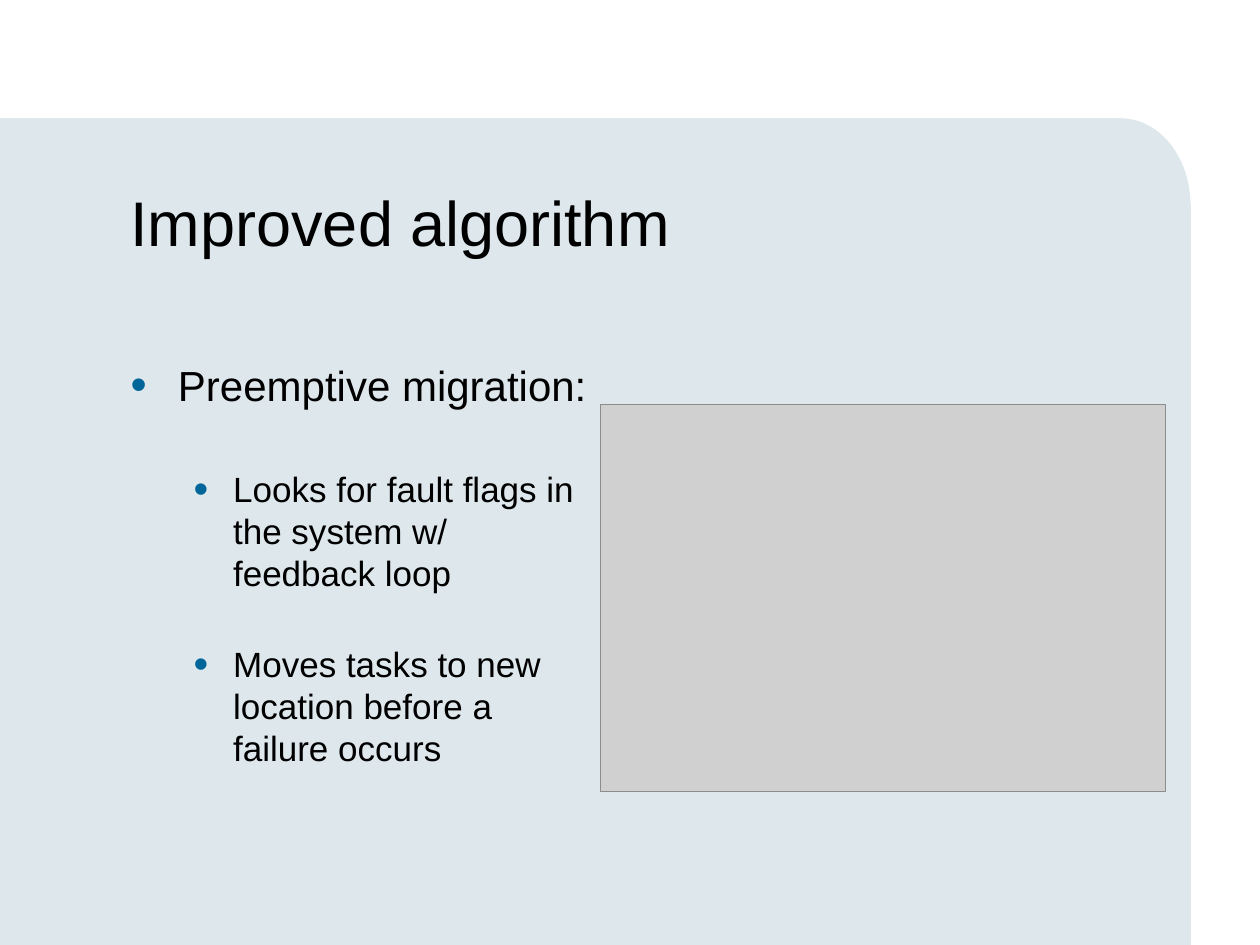
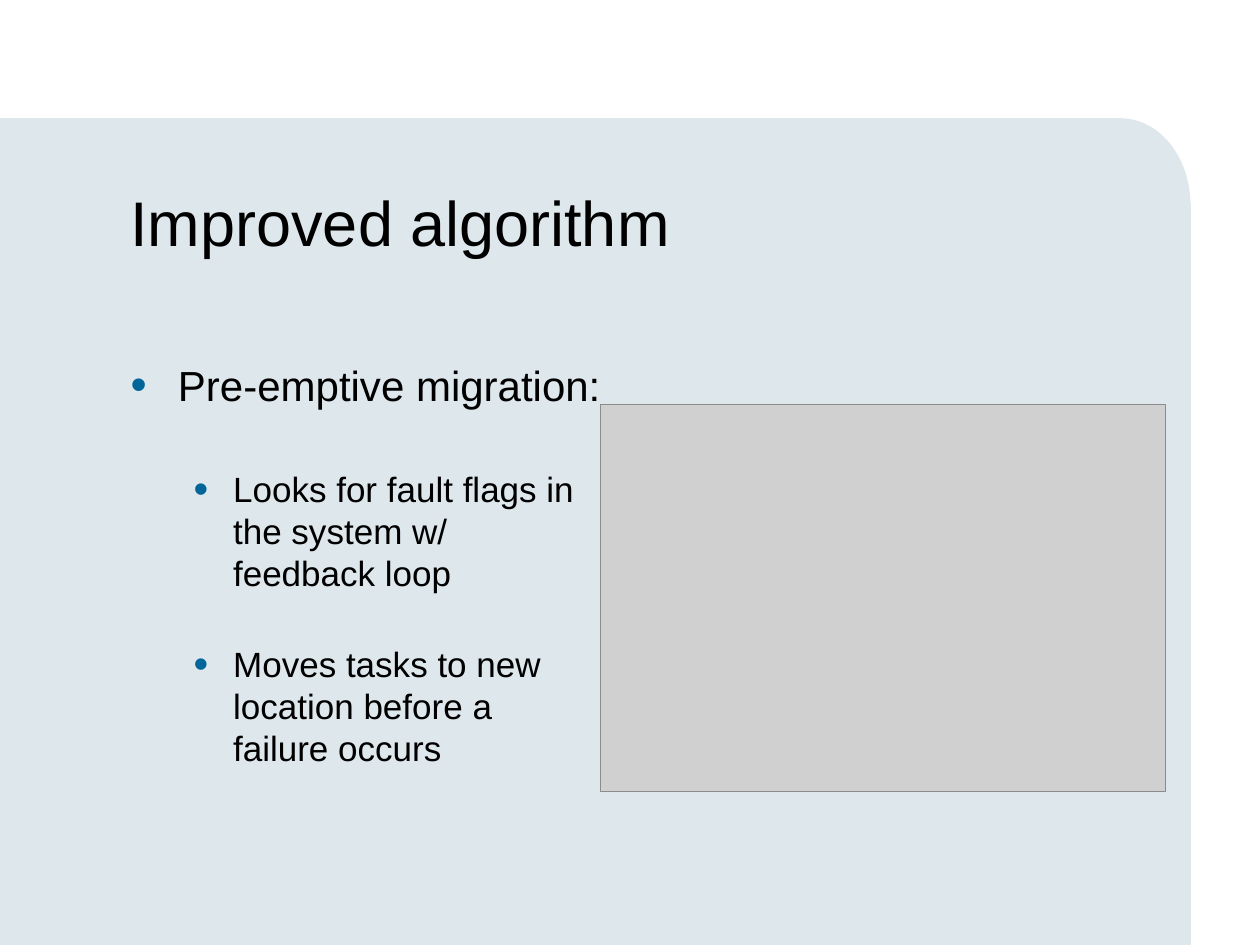
Before and after one commit to sevray1/e-commerce-assignment, a slide deck: slide 3 of presentation2/presentation2.pptx. Drawn at 1260x945 pixels with LibreOffice and Linux fonts; fonts in the diff are those of the drawing; grey boxes stand for pictures; background and template pictures are left out. Boxes give left, top, right and bottom in pixels: in the first picture for what was removed or moved away, otherwise in the second. Text is boxed around its words. In the diff, an @@ line names an element or a change of style, - is before the commit and + after.

```diff
--- a/presentation2/presentation2.pptx
+++ b/presentation2/presentation2.pptx
@@ text at [178, 370, 600, 410]: text changed @@
-• Preemptive migration:
+• Pre-emptive migration:
```
Also in this commit, not shown: 5 other slides changed.
